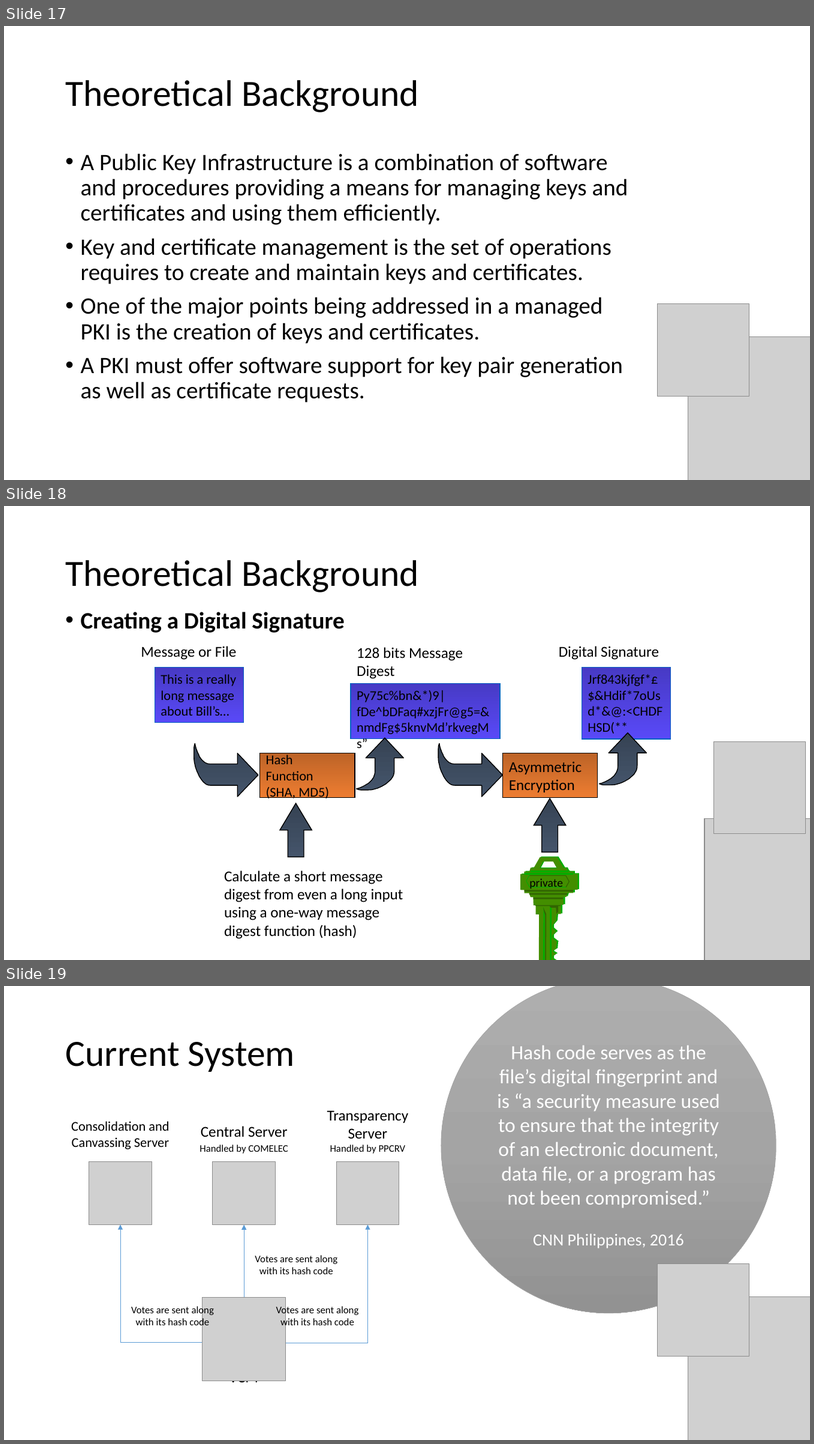
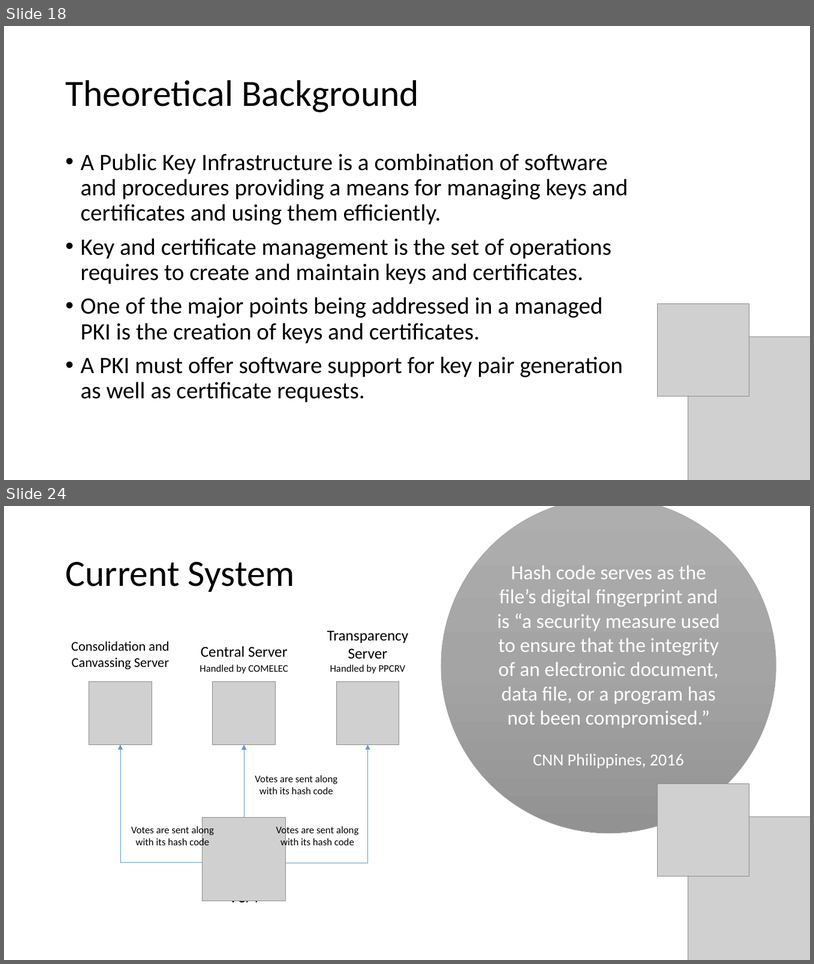
Before and after one commit to seans888/Project---Automate-Election, a slide deck: Documentation/Finals_Sysadd1.pptx. Shown one above the other, each under a label of ours: slides 17, 18 and 19 before the commit, slides 18 and 24 after it; the slides between them are not shown. The pictures are 814x1444 and 814x964 pixels, drawn with LibreOffice and Linux fonts; fonts in the diff are those of the drawing; grey boxes stand for pictures. Boxes give left, top, right and bottom in pixels: in the first picture for what was removed or moved away, otherwise in the second. Text is boxed around its words. In the diff, an @@ line names an element or a change of style, - is before the commit and + after.

```diff
--- a/Documentation/Finals_Sysadd1.pptx
+++ b/Documentation/Finals_Sysadd1.pptx
@@ slide 18 removed at <box>4,506,810,960</box>, background #FFFFFF @@
@@ title removed at <box>65,560,419,592</box> @@
-Theoretical Background
@@ text removed at <box>81,612,344,633</box> @@
-• Creating a Digital Signature
@@ text removed at <box>141,646,237,660</box> @@
-Message or File
@@ text removed at <box>357,647,463,679</box> @@
-128 bits Message Digest
@@ text removed at <box>559,646,659,660</box> @@
-Digital Signature
@@ rectangle removed at <box>155,667,243,723</box> @@
-This is a really long message about Bill’s…
@@ rectangle removed at <box>582,667,671,739</box> @@
-Jrf843kjfgf*£$&Hdif*7oUsd*&@:<CHDFHSD(**
@@ rectangle removed at <box>351,683,500,738</box> @@
-Py75c%bn&*)9|fDe^bDFaq#xzjFr@g5=&nmdFg$5knvMd’rkvegMs”
@@ freeform shape removed at <box>357,738,404,790</box> @@
@@ freeform shape removed at <box>600,733,647,785</box> @@
@@ freeform shape removed at <box>194,743,258,796</box> @@
@@ rectangle removed at <box>260,753,355,798</box> @@
-Hash
-Function
-(SHA, MD5)
@@ freeform shape removed at <box>438,743,503,796</box> @@
@@ rectangle removed at <box>503,753,598,798</box> @@
-Asymmetric
-Encryption
@@ picture removed at <box>714,742,806,834</box> @@
@@ up arrow removed at <box>280,803,312,857</box> @@
@@ up arrow removed at <box>534,798,566,852</box> @@
@@ picture removed at <box>705,819,810,960</box> @@
@@ text removed at <box>224,870,404,939</box> @@
-Calculate a short message digest from even a long input using a one-way message digest function (hash)
@@ group removed at <box>521,856,580,960</box>: 9 freeform shapes, 4 rectangles, 1 text @@
-private
@@ what was slide 17 is now slide 18 @@
@@ what was slide 19 is now slide 24 @@
```
Also in this commit, not shown: 5 slides changed, 12 slides added, 1 other slide removed, 2 other files.
